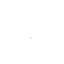
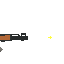
Revision of a layered 64×64 image; what changed, layer by layer:
painted on "Bullet" over [30, 36, 52, 39]
showed group "AKM Group" (1 layers) over [0, 33, 28, 52]
showed "Background" over [0, 33, 52, 52]
